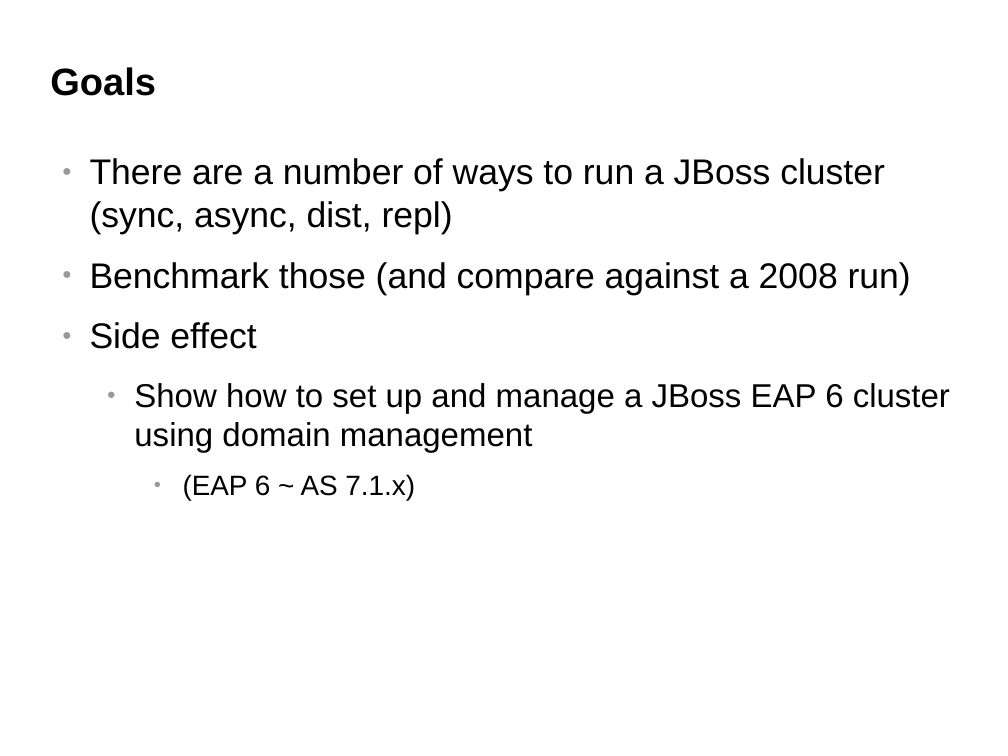
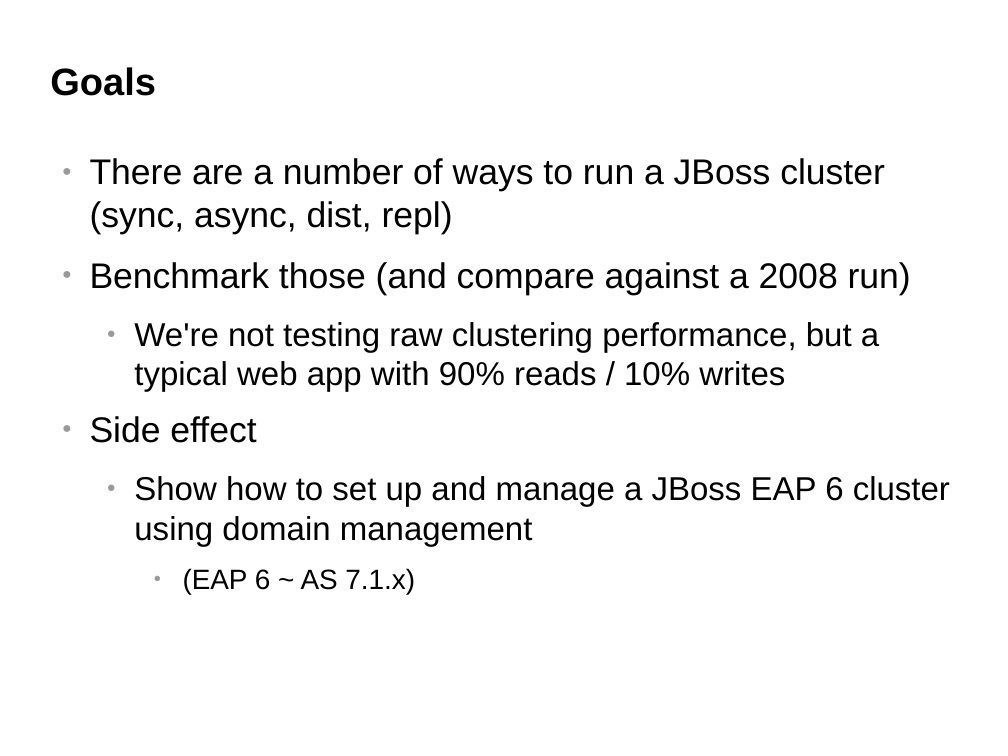
Before and after one commit to belaban/SessionPerf, a slide deck: slide 3 of docs/jbw2012.odp. Drawn at 1008x756 pixels with LibreOffice and Linux fonts; fonts in the diff are those of the drawing; background and template pictures are left out. Boxes give left, top, right and bottom in pixels: in the first picture for what was removed or moved away, otherwise in the second. Text is boxed around its words. In the diff, an @@ line names an element or a change of style, - is before the commit and + after.

```diff
--- a/docs/jbw2012.odp
+++ b/docs/jbw2012.odp
@@ text at (x1=134, y1=322, x2=879, y2=392): paragraph added @@
+  ● We're not testing raw clustering performance, but a typical web app with 90% reads / 10% writes
```
Also in this commit, not shown: 8 other slides changed, 1 slide added, 1 slide removed, 3 other files.
